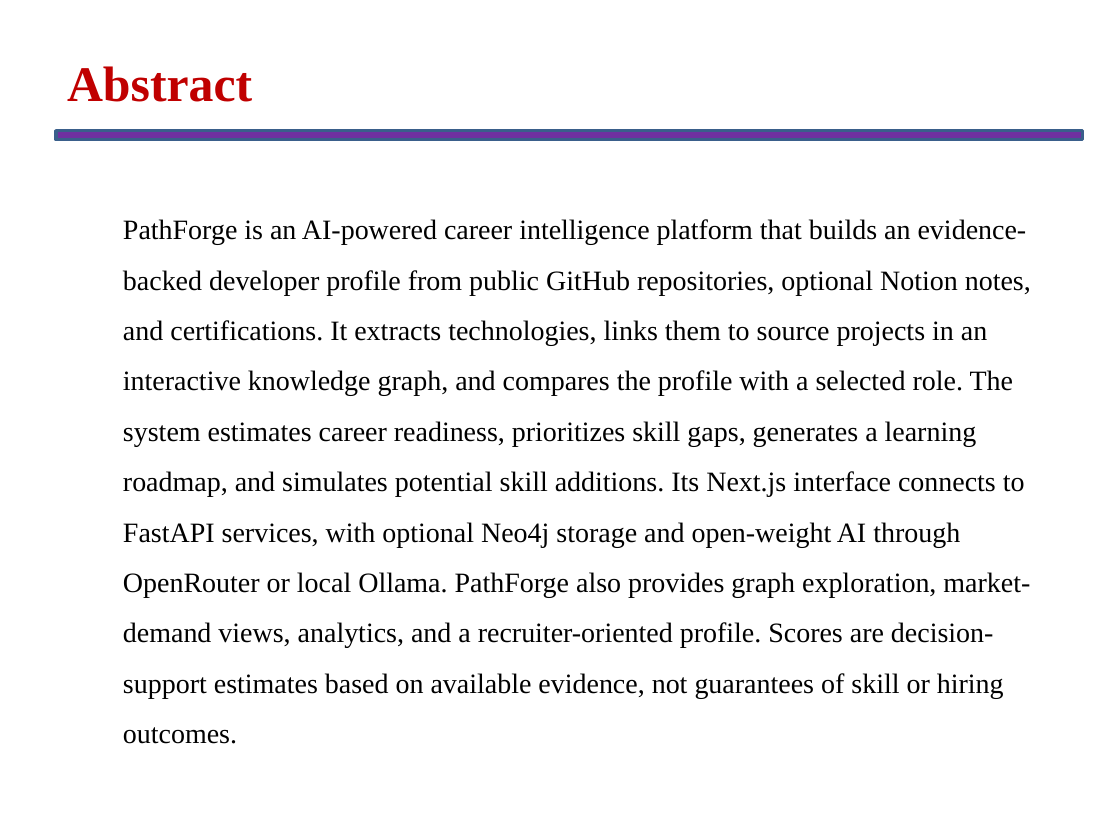
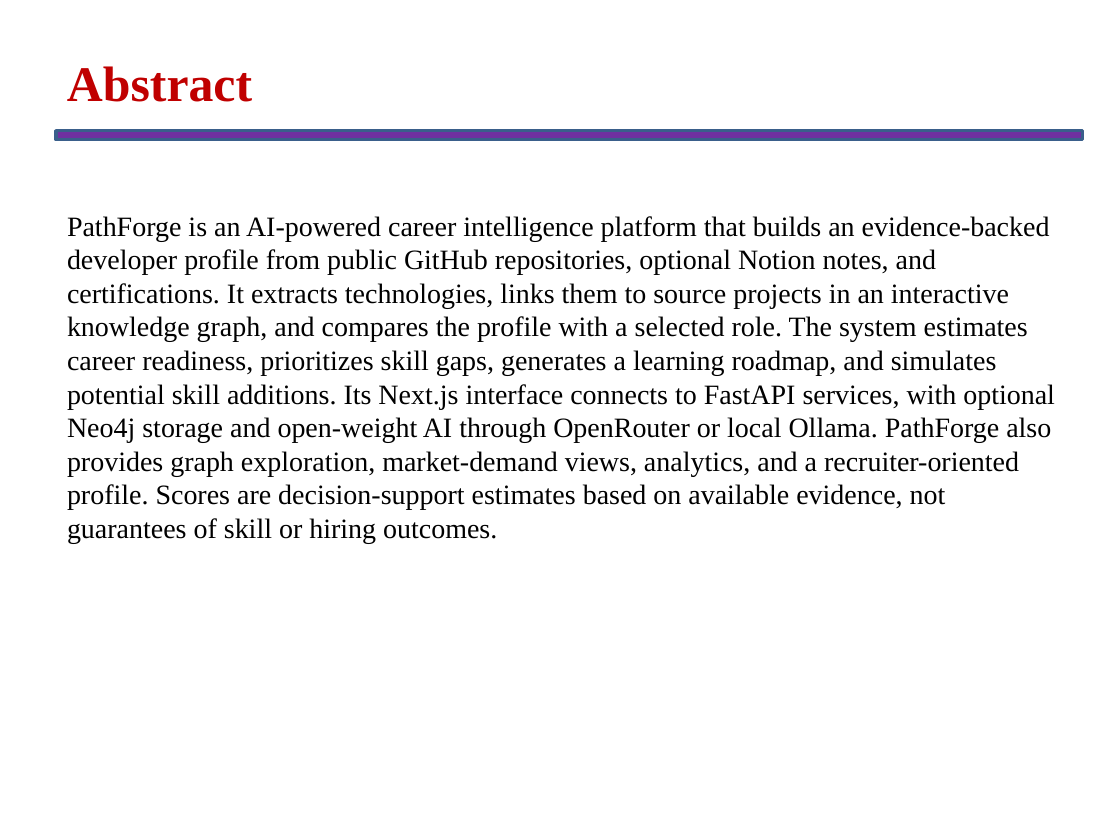
Before and after one commit to Rohithsilent/PathForge, a slide deck: slide 4 of .pathforge-output/PathForge_Project_Presentation.pptx. Drawn at 1120x840 pixels with LibreOffice and Linux fonts; fonts in the diff are those of the drawing. Boxes give left, top, right and bottom in pixels: in the first picture for what was removed or moved away, otherwise in the second. Text is boxed around its words. In the diff, an @@ line names an element or a change of style, - is before the commit and + after.

```diff
--- a/.pathforge-output/PathForge_Project_Presentation.pptx
+++ b/.pathforge-output/PathForge_Project_Presentation.pptx
@@ text "PathForge is an AI-powered career ...": place and size @@
-text "PathForge is an AI-powered career ..." at (123, 219, 1031, 744)
+text "PathForge is an AI-powered career ..." at (67, 216, 1055, 544)
@@ text "PathForge is an AI-powered career ..." at (67, 216, 1055, 544): indent changed; line spacing 1.5 to 1 @@
```
Also in this commit, not shown: 10 other slides changed, 1 slide added, 2 slides removed, 29 other files.
